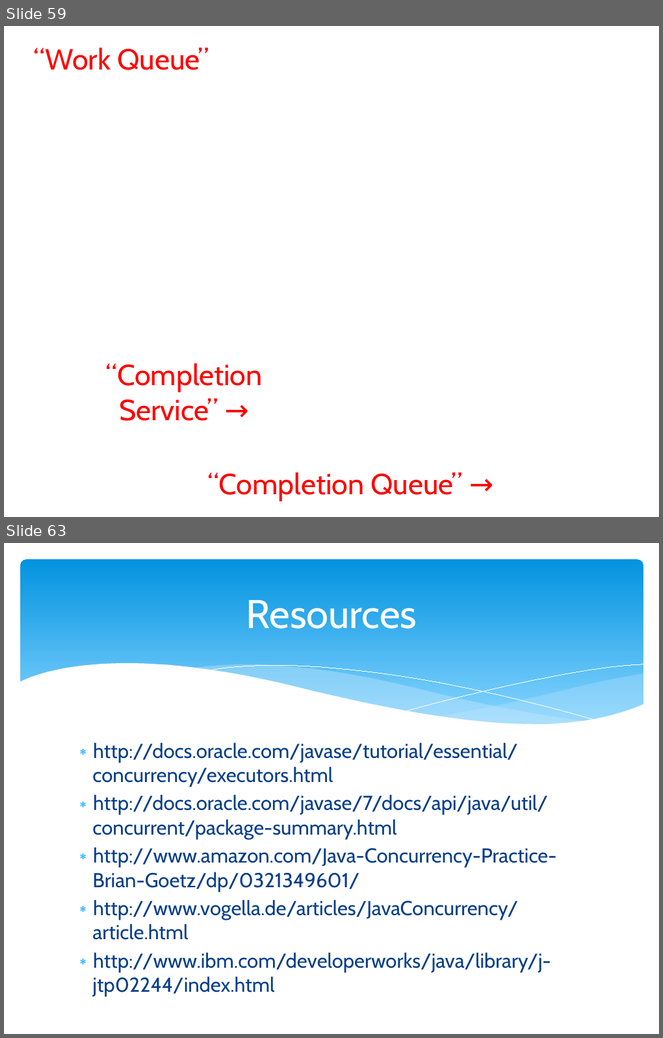
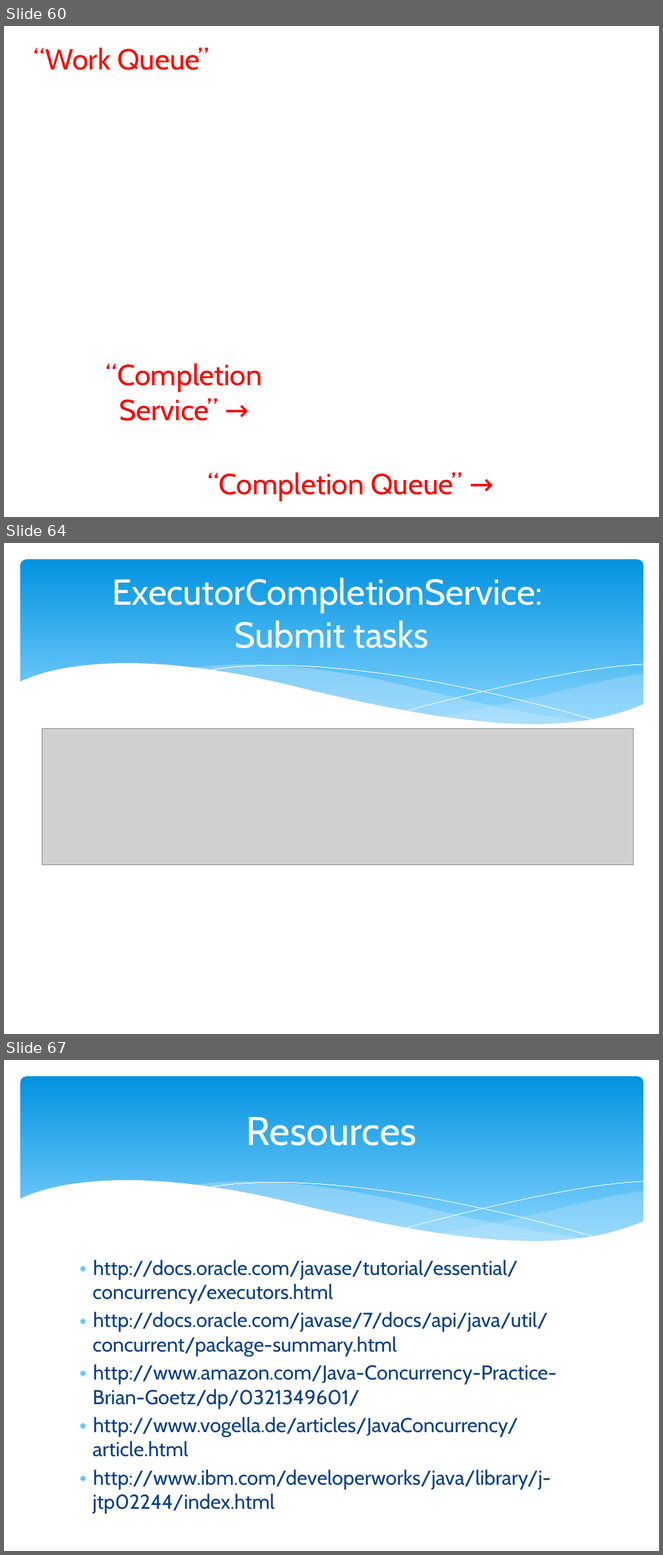
Before and after one commit to marcesher/mxunit-cfmeetups, a slide deck: CFObjective_2012_Concurrency/preso/concurrency_zen.pptx. Shown one above the other, each under a label of ours: slides 59 and 63 before the commit, slides 60, 64 and 67 after it; the slides between them are not shown. The pictures are 663x1038 and 663x1555 pixels, drawn with LibreOffice and Linux fonts; fonts in the diff are those of the drawing; grey boxes stand for pictures; background and template pictures are left out. Boxes give left, top, right and bottom in pixels: in the first picture for what was removed or moved away, otherwise in the second. Text is boxed around its words. In the diff, an @@ line names an element or a change of style, - is before the commit and + after.

```diff
--- a/CFObjective_2012_Concurrency/preso/concurrency_zen.pptx
+++ b/CFObjective_2012_Concurrency/preso/concurrency_zen.pptx
@@ slide 64 added at [4,543,659,1034], background #FFFFFF; not listed: 6 template elements that a slide beside it also shows @@
@@ title added at [112,577,543,648], 39.6 pt, text #FFFFFF @@
+ExecutorCompletionService:
+Submit tasks
@@ picture added at [42,728,633,865] @@
@@ what was slide 59 is now slide 60 @@
@@ what was slide 63 is now slide 67 @@
```
Also in this commit, not shown: 3 slides changed, 6 other slides added, 3 slides removed.
